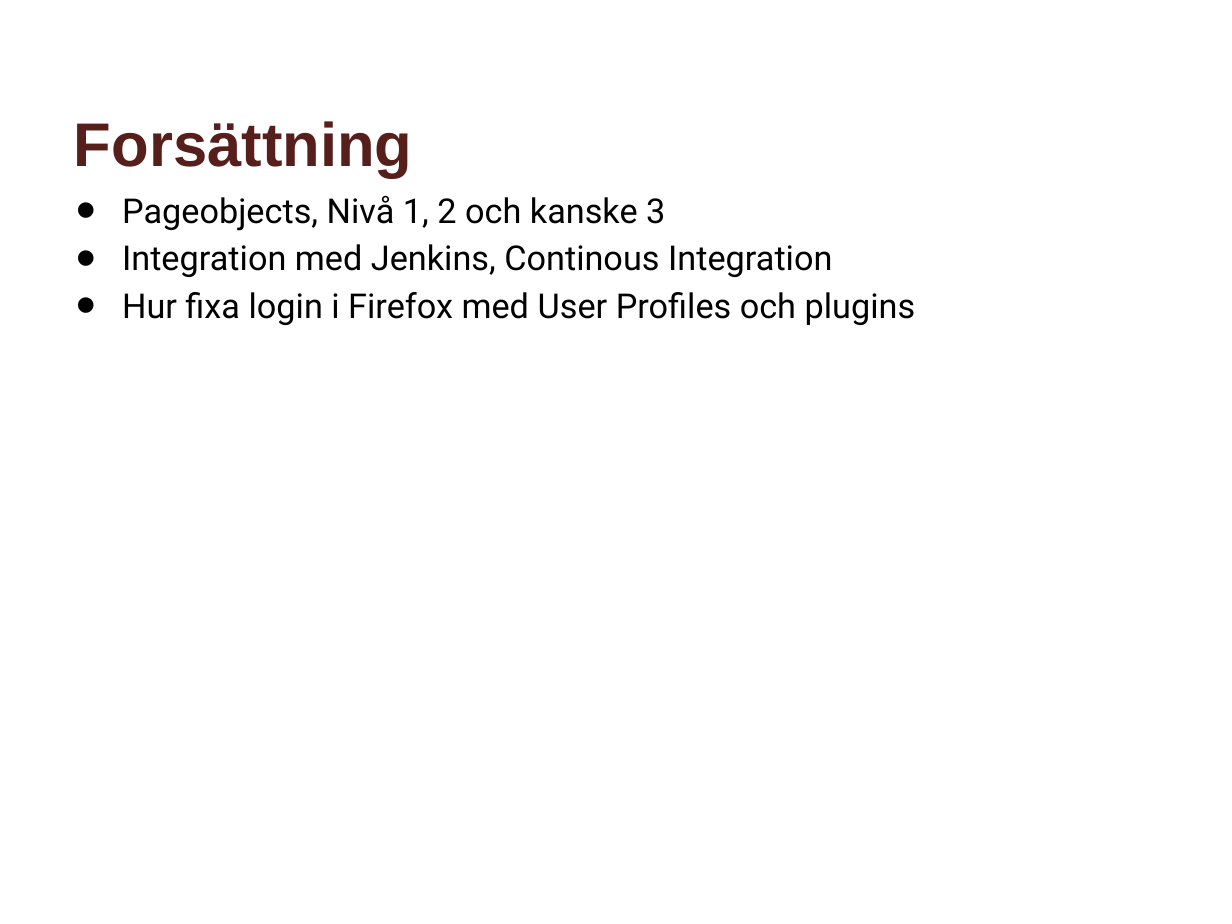
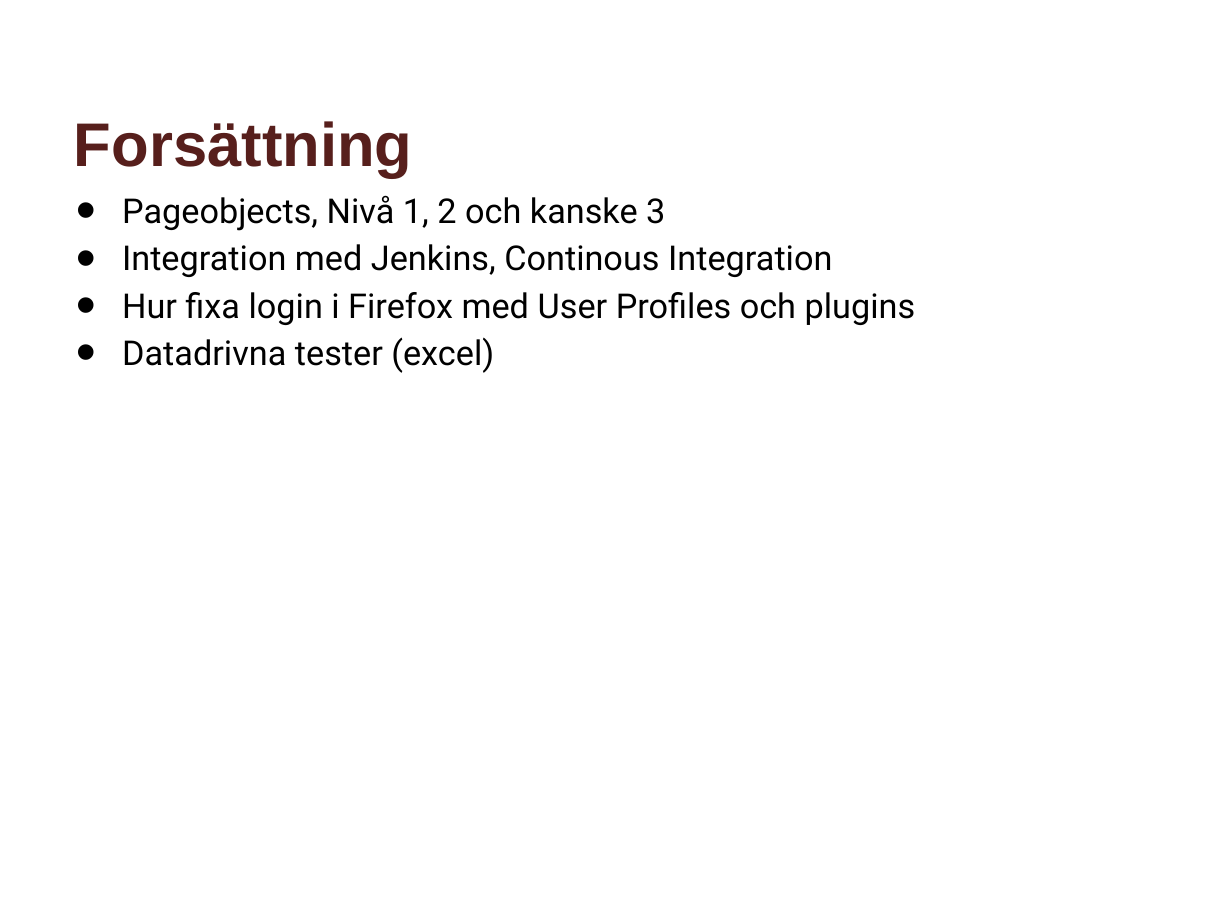
Before and after one commit to andekd/Webdriver-in-VS2015, a slide deck: slide 24 of Selenium_VS2015_Bas.pptx. Drawn at 1232x924 pixels with LibreOffice and Linux fonts; fonts in the diff are those of the drawing; background and template pictures are left out. Boxes give left, top, right and bottom in pixels: in the first picture for what was removed or moved away, otherwise in the second. Text is boxed around its words. In the diff, an @@ line names an element or a change of style, - is before the commit and + after.

Commit message:
Added datadrivna test in last slide

```diff
--- a/Selenium_VS2015_Bas.pptx
+++ b/Selenium_VS2015_Bas.pptx
@@ text at <box>122,337,494,373</box>: paragraph added @@
+• Datadrivna tester (excel)
```
